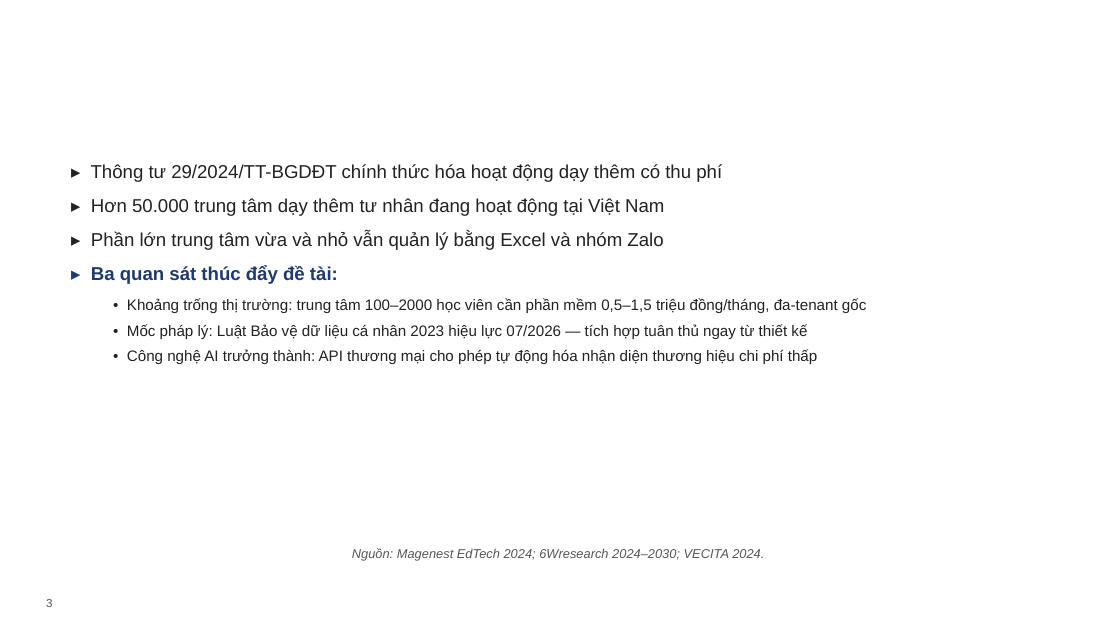
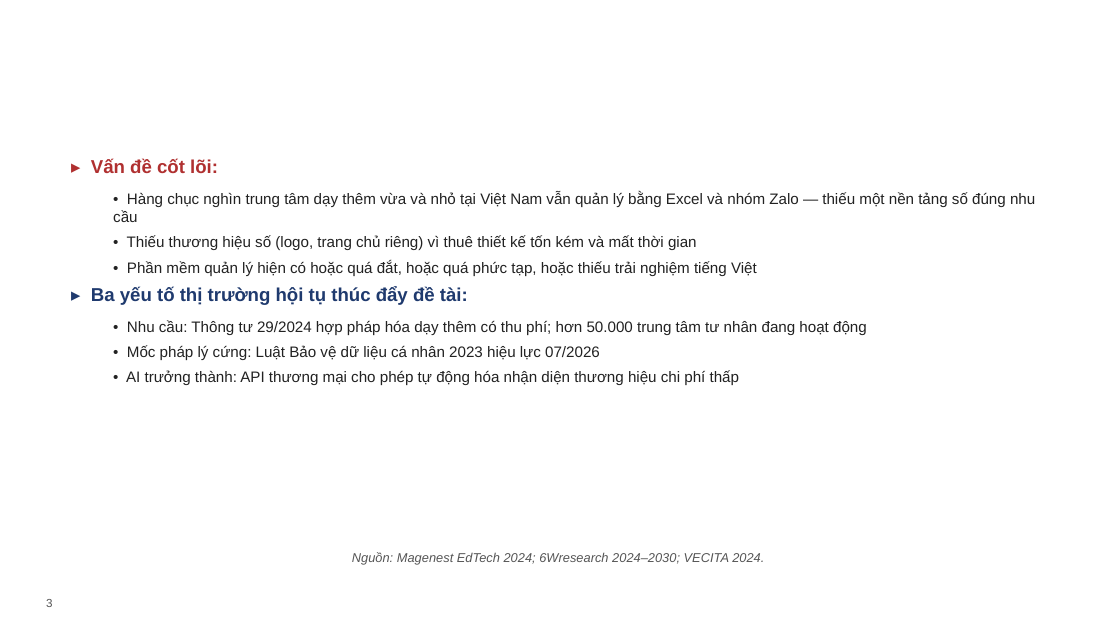
Before and after one commit to VictorAurelius/2026-Kite-Class-Platform, a slide deck: slide 3 of documents/08-thesis/defense/KiteHub-baove-khoaluan-20slide.pptx. Drawn at 1120x630 pixels with LibreOffice and Linux fonts; fonts in the diff are those of the drawing; background and template pictures are left out. Boxes give left, top, right and bottom in pixels: in the first picture for what was removed or moved away, otherwise in the second. Text is boxed around its words. In the diff, an @@ line names an element or a change of style, - is before the commit and + after.

Commit message:
docs(thesis): deck restructure — bài toán+cách giải quyết slide mở đầu + rút gọn 19 main/4 phụ lục (#2480)
- Slide 3 'Bài toán' làm sắc + slide 4 'Cách giải quyết — bốn trụ cột' MỚI → mạch problem→solution ngay 2 slide đầu (theo yêu cầu thầy cô)
- Rút gọn: đẩy C4 L2 / vòng đời tenant / CI/CD chi tiết xuống Phụ lục (PL1-3, bật khi hỏi); gộp 2 slide sản phẩm (giao diện + AI Free-vs-Paid). Main 19 slide ~17 phút (từ ~20)
- Đồng bộ AI provider trong builder: GPT-4V/DALL-E3/Ollama → SDXL/Replicate (~0,0012 USD/ảnh), khớp văn nói + canonical Chương 1
- Văn nói cập nhật khớp 23 slide + thêm văn nói slide 4; verify layout qua PIL (title trong band, fit OK); rebuild pptx 23 slide

```diff
--- a/documents/08-thesis/defense/KiteHub-baove-khoaluan-20slide.pptx
+++ b/documents/08-thesis/defense/KiteHub-baove-khoaluan-20slide.pptx
@@ text at [91, 159, 1035, 385]: text changed @@
-▸ Thông tư 29/2024/TT-BGDĐT chính thức hóa hoạt động dạy thêm có thu phí
-▸ Hơn 50.000 trung tâm dạy thêm tư nhân đang hoạt động tại Việt Nam
-▸ Phần lớn trung tâm vừa và nhỏ vẫn quản lý bằng Excel và nhóm Zalo
-▸ Ba quan sát thúc đẩy đề tài:
-  • Khoảng trống thị trường: trung tâm 100–2000 học viên cần phần mềm 0,5–1,5 triệu đồng/tháng, đa-tenant gốc
-  • Mốc pháp lý: Luật Bảo vệ dữ liệu cá nhân 2023 hiệu lực 07/2026 — tích hợp tuân thủ ngay từ thiết kế
-  • Công nghệ AI trưởng thành: API thương mại cho phép tự động hóa nhận diện thương hiệu chi phí thấp
+▸ Vấn đề cốt lõi:
+  • Hàng chục nghìn trung tâm dạy thêm vừa và nhỏ tại Việt Nam vẫn quản lý bằng Excel và nhóm Zalo — thiếu một nền tảng số đúng nhu cầu
+  • Thiếu thương hiệu số (logo, trang chủ riêng) vì thuê thiết kế tốn kém và mất thời gian
+  • Phần mềm quản lý hiện có hoặc quá đắt, hoặc quá phức tạp, hoặc thiếu trải nghiệm tiếng Việt
+▸ Ba yếu tố thị trường hội tụ thúc đẩy đề tài:
+  • Nhu cầu: Thông tư 29/2024 hợp pháp hóa dạy thêm có thu phí; hơn 50.000 trung tâm tư nhân đang hoạt động
+  • Mốc pháp lý cứng: Luật Bảo vệ dữ liệu cá nhân 2023 hiệu lực 07/2026
+  • AI trưởng thành: API thương mại cho phép tự động hóa nhận diện thương hiệu chi phí thấp
@@ text at [283, 232, 652, 312]: text changed @@
-Bối cảnh và vấn đề (§1.1)
+Bài toán (§1.1)
@@ text "Nguồn: Magenest EdTech 2024; 6Wresearch ...": place and size @@
-text "Nguồn: Magenest EdTech 2024; 6Wresearch ..." at [352, 548, 764, 561]
+text "Nguồn: Magenest EdTech 2024; 6Wresearch ..." at [352, 552, 764, 565]
```
Also in this commit, not shown: 15 other slides changed, 2 slides added, 1 slide removed, 2 other files.
